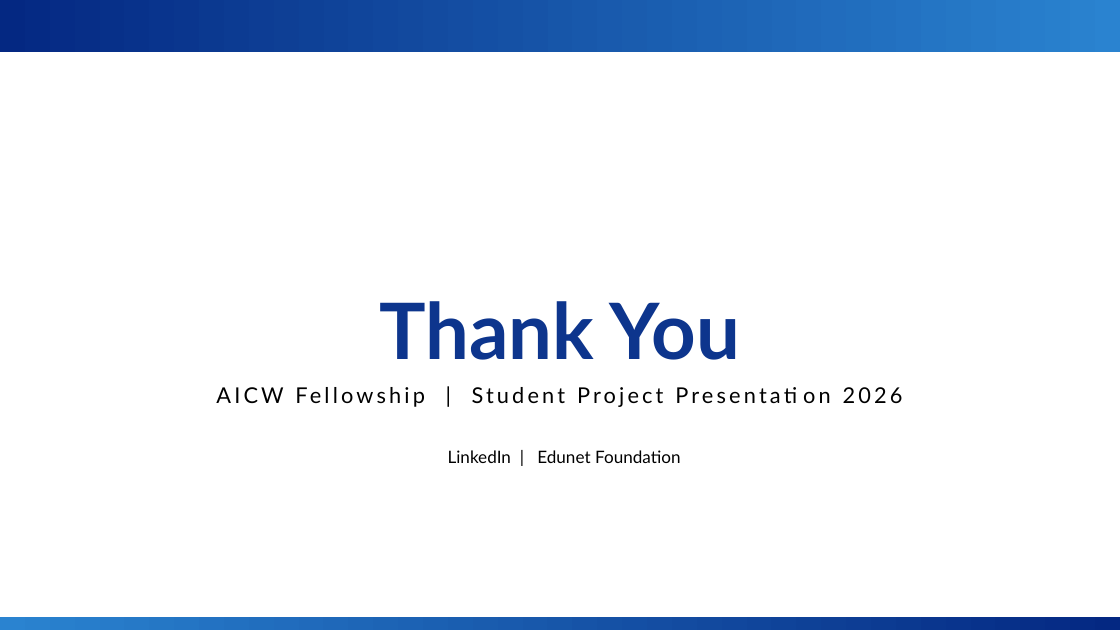
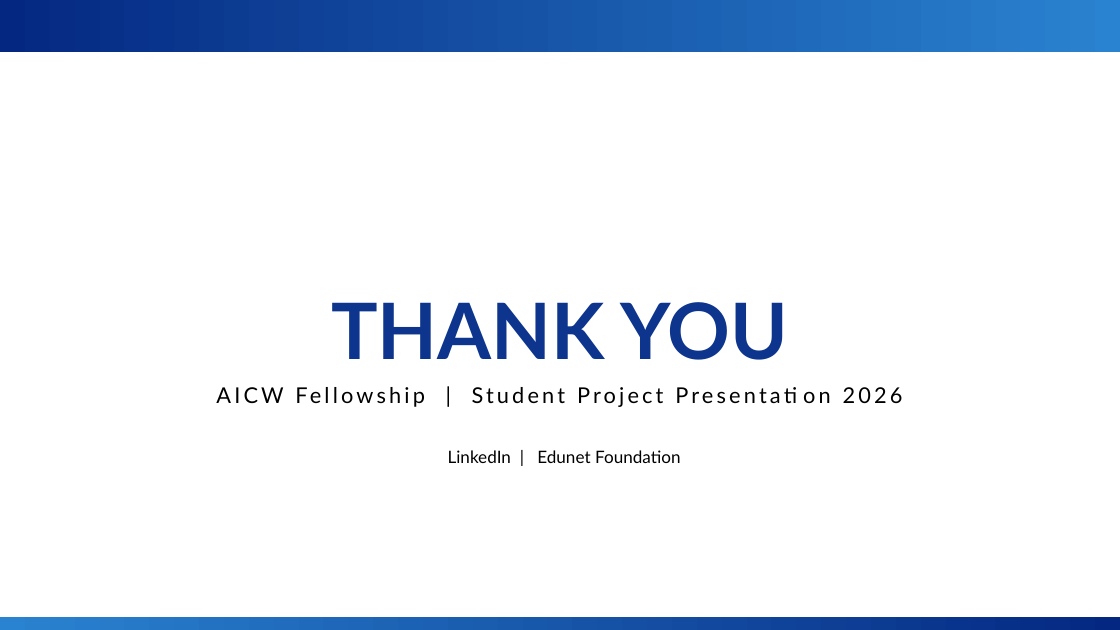
Before and after one commit to drkarpagambigaik-coder/AICW-Karpagambigai, a slide deck: slide 38 of Project -PPT.pptx (slide 18 before the commit). Drawn at 1120x630 pixels with LibreOffice and Linux fonts; fonts in the diff are those of the drawing; background and template pictures are left out. Boxes give left, top, right and bottom in pixels: in the first picture for what was removed or moved away, otherwise in the second. Text is boxed around its words. In the diff, an @@ line names an element or a change of style, - is before the commit and + after.

```diff
--- a/Project -PPT.pptx
+++ b/Project -PPT.pptx
@@ text at (x1=331, y1=302, x2=789, y2=360): text changed @@
-Thank You
+THANK YOU
```
Also in this commit, not shown: 14 other slides changed, 22 slides added, 2 slides removed.
